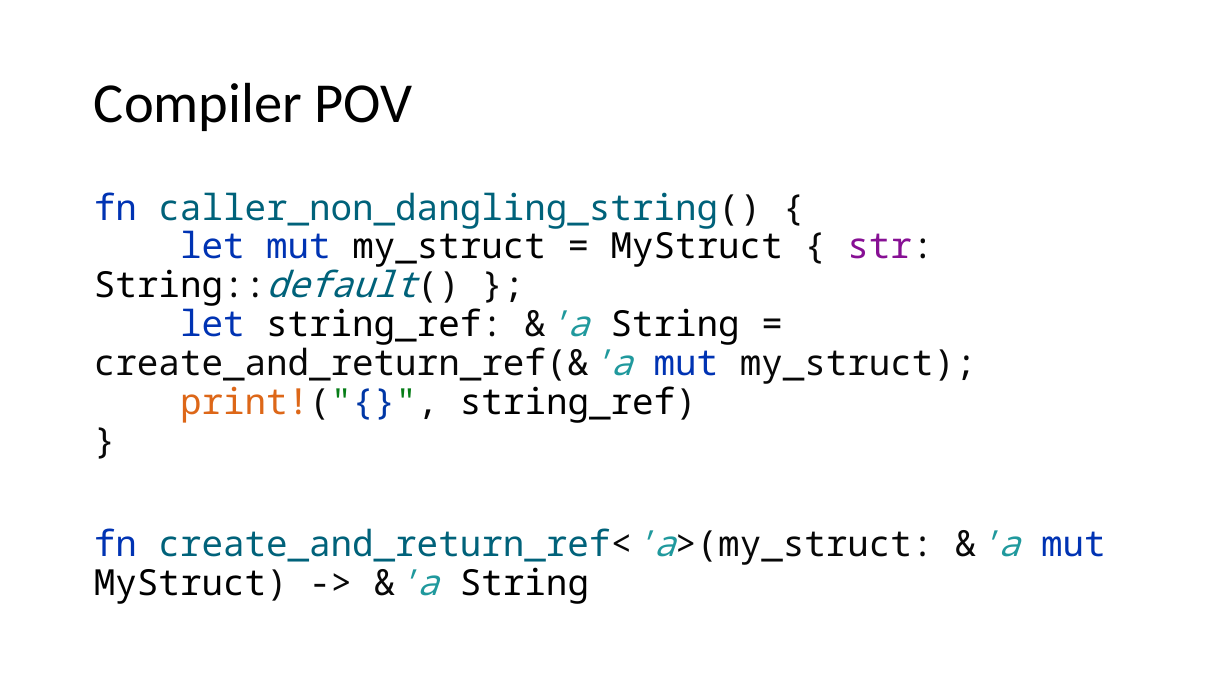
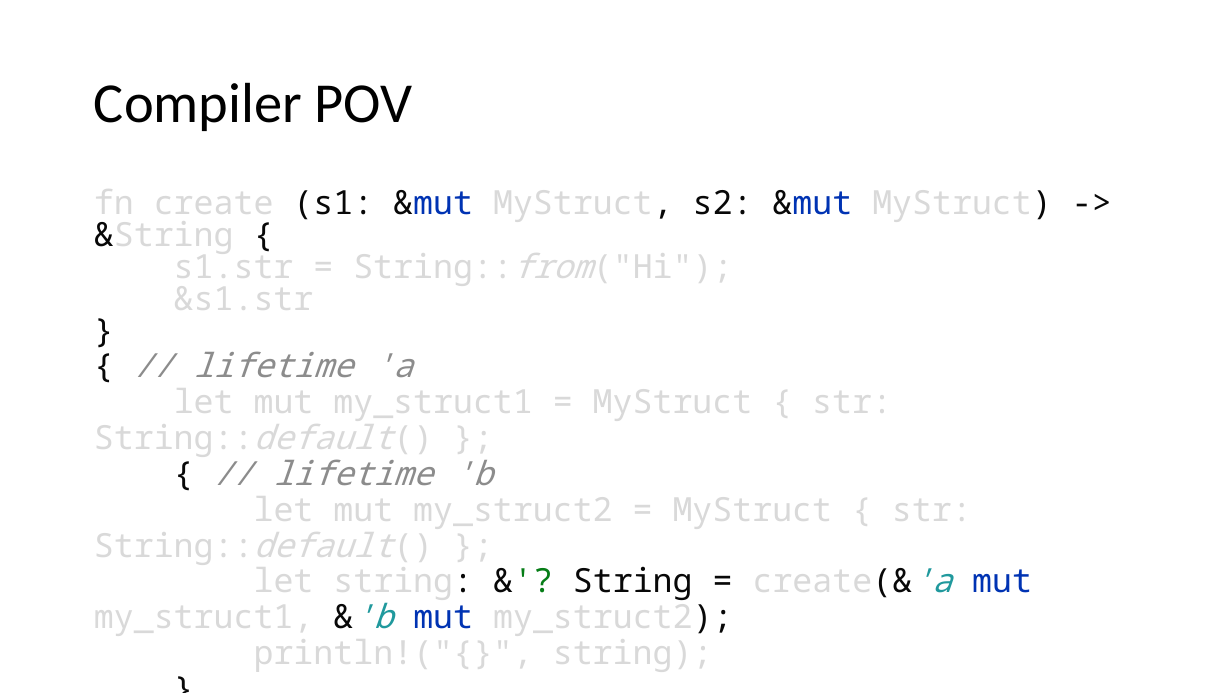
Before and after one commit to kugushev/course-rust-basics, a slide deck: slide 51 of pres/03-Ownership.pptx (slide 57 before the commit). Drawn at 1232x693 pixels with LibreOffice and Linux fonts; fonts in the diff are those of the drawing. Boxes give left, top, right and bottom in pixels: in the first picture for what was removed or moved away, otherwise in the second. Text is boxed around its words. In the diff, an @@ line names an element or a change of style, - is before the commit and + after.

```diff
--- a/pres/03-Ownership.pptx
+++ b/pres/03-Ownership.pptx
@@ text at [94,190,1052,638]: text changed; size 28 to 25.9 pt; text colour #080808 to #D9D9D9 @@
-fn caller_non_dangling_string() {
-let mut my_struct = MyStruct { str: String::default() };
-let string_ref: &'a String = create_and_return_ref(&'a mut my_struct);
-print!("{}", string_ref)
-}
-fn create_and_return_ref<'a>(my_struct: &'a mut MyStruct) -> &'a String
+fn create (s1: &mut MyStruct, s2: &mut MyStruct) -> &String {
+s1.str = String::from("Hi");
+&s1.str
+}
+{ // lifetime 'a
+let mut my_struct1 = MyStruct { str: String::default() };
+{ // lifetime 'b
+let mut my_struct2 = MyStruct { str: String::default() };
+let string: &'? String = create(&'a mut my_struct1, &'b mut my_struct2);
+println!("{}", string);
+}
+}
```
Also in this commit, not shown: 9 other slides changed, 13 slides added, 11 slides removed, 2 other files.
